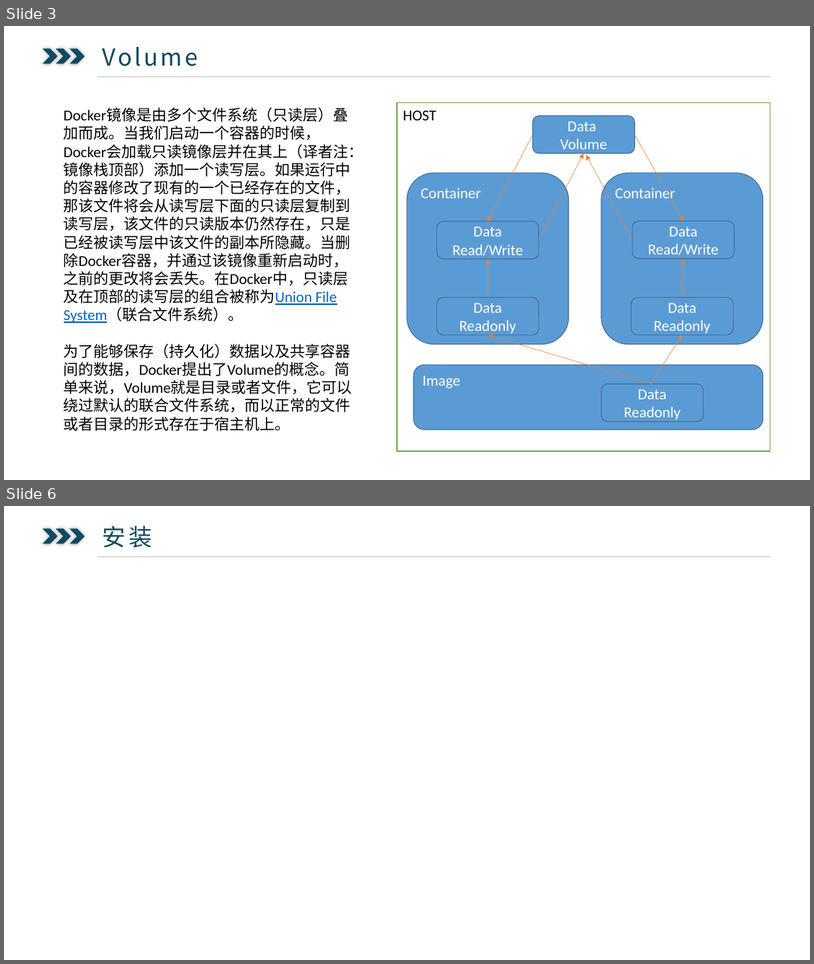
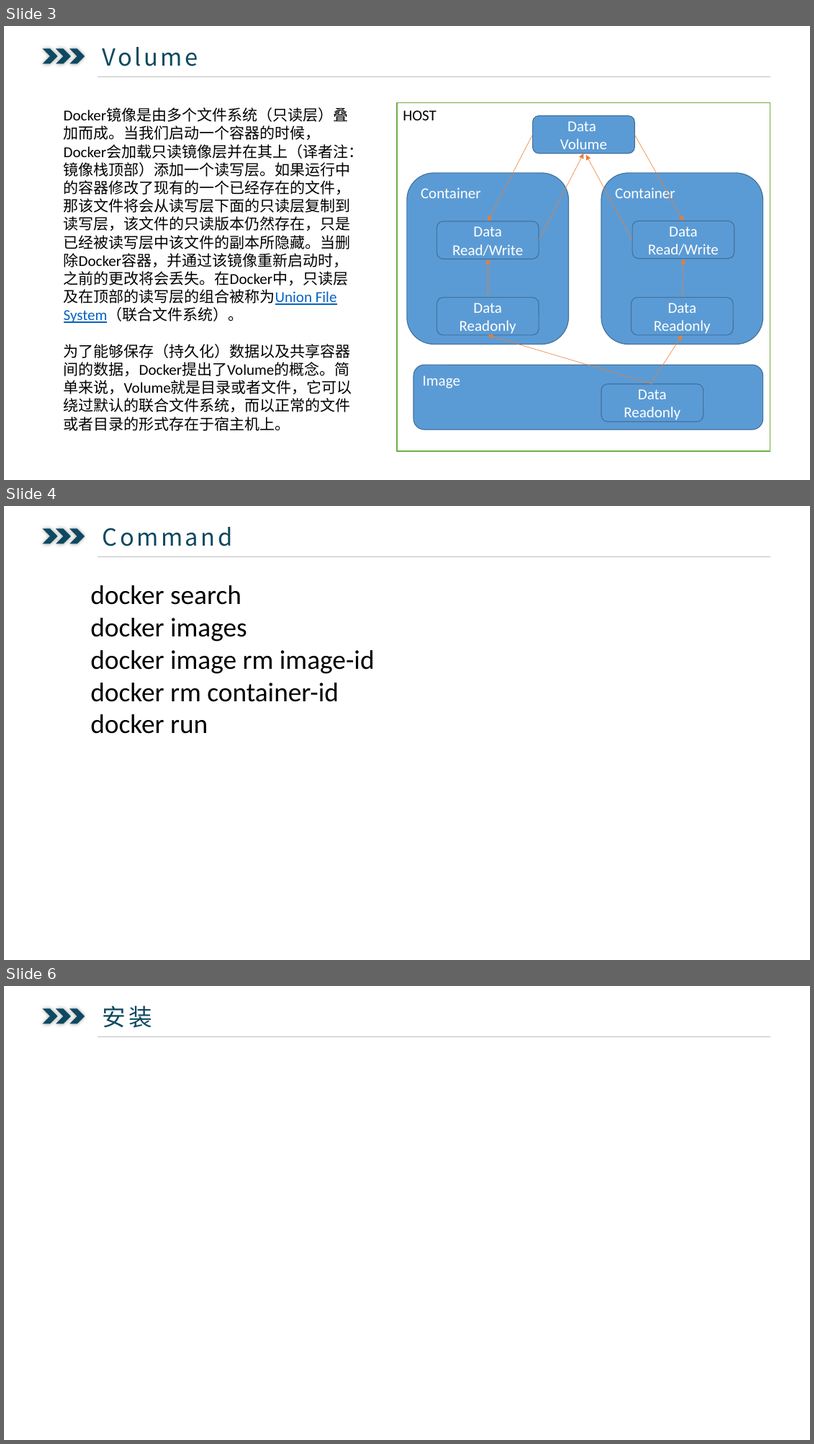
Before and after one commit to ysglyl/ppts, a slide deck: docker.pptx. Shown one above the other, each under a label of ours: slides 3 and 6 before the commit, slides 3, 4 and 6 after it; the slides between them are not shown. The pictures are 814x964 and 814x1444 pixels, drawn with LibreOffice and Linux fonts; fonts in the diff are those of the drawing. Boxes give left, top, right and bottom in pixels: in the first picture for what was removed or moved away, otherwise in the second. Text is boxed around its words. In the diff, an @@ line names an element or a change of style, - is before the commit and + after.

```diff
--- a/docker.pptx
+++ b/docker.pptx
@@ slide 4 added at (x1=4, y1=506, x2=810, y2=960), background #FFFFFF @@
@@ text added at (x1=103, y1=527, x2=232, y2=546), 28 pt, text #0D4960 @@
+  Command
@@ chevron added at (x1=43, y1=528, x2=58, y2=543), fill #0D4960 @@
@@ chevron added at (x1=56, y1=528, x2=71, y2=543), fill #0D4960 @@
@@ chevron added at (x1=70, y1=528, x2=85, y2=543), fill #0D4960 @@
@@ line added from (98, 556) to (771, 556), #BFBFBF 0.5 pt @@
@@ text added at (x1=90, y1=585, x2=375, y2=734), 32 pt, text #000000 @@
+docker search
+docker images
+docker image rm image-id
+docker rm container-id
+docker run
```
Also in this commit, not shown: 1 other slide added, 2 slides removed.
